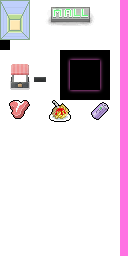
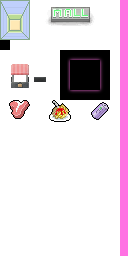
Layered file, before and after one edit (128x256). Changes by layer:
painted on "Pasted Layer #1" over [10, 81, 30, 90]
